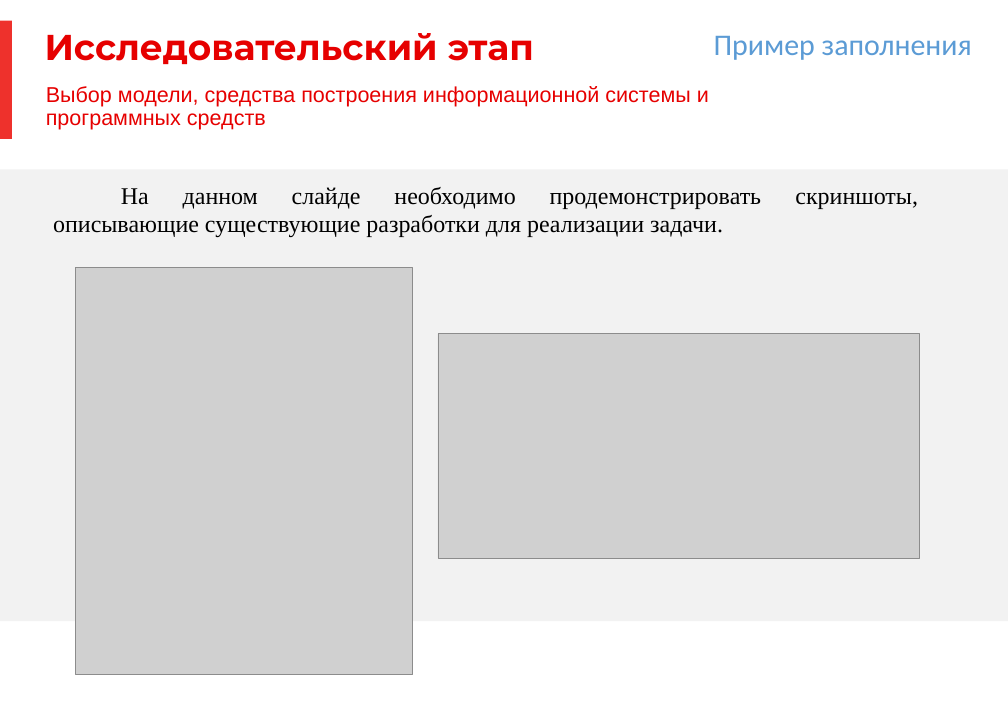
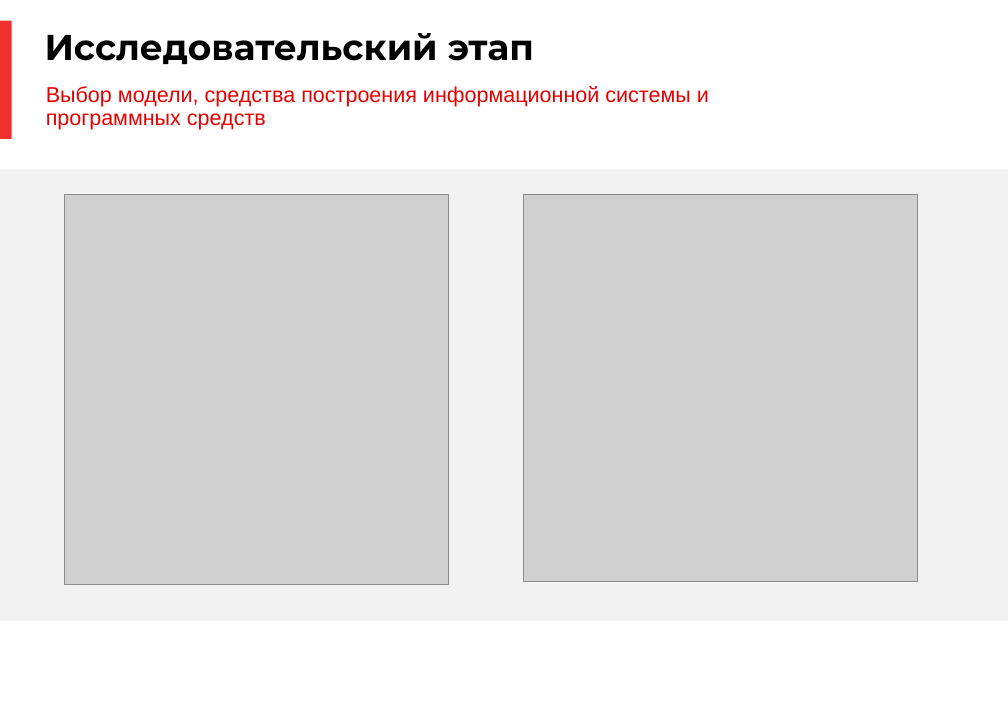
Before and after one commit to a-attendee/practice-2, a slide deck: slide 5 of docs/Prilozhenie 1 k individualnomu zadaniyu UP. PM.03 (shablon otcheta dlya zapolneniya).pptx. Drawn at 1008x713 pixels with LibreOffice and Linux fonts; fonts in the diff are those of the drawing; grey boxes stand for pictures; background and template pictures are left out. Boxes give left, top, right and bottom in pixels: in the first picture for what was removed or moved away, otherwise in the second. Text is boxed around its words. In the diff, an @@ line names an element or a change of style, - is before the commit and + after.

```diff
--- a/docs/Prilozhenie 1 k individualnomu zadaniyu UP. PM.03 (shablon otcheta dlya zapolneniya).pptx
+++ b/docs/Prilozhenie 1 k individualnomu zadaniyu UP. PM.03 (shablon otcheta dlya zapolneniya).pptx
@@ title "Исследовательский этап" at bbox=[45, 33, 534, 64]: text colour #E60000 to #000000 @@
@@ text removed at bbox=[714, 36, 972, 60] @@
-Пример заполнения
@@ text removed at bbox=[53, 187, 762, 237] @@
-На данном слайде необходимо продемонстрировать скриншоты, описывающие существующие разработки для реализации задачи.
@@ picture: place and size @@
-picture at bbox=[76, 267, 413, 675]
+picture at bbox=[65, 194, 448, 584]
@@ picture: place and size @@
-picture at bbox=[438, 334, 920, 558]
+picture at bbox=[523, 194, 917, 582]
```
Also in this commit, not shown: 14 other slides changed, 27 other files.
